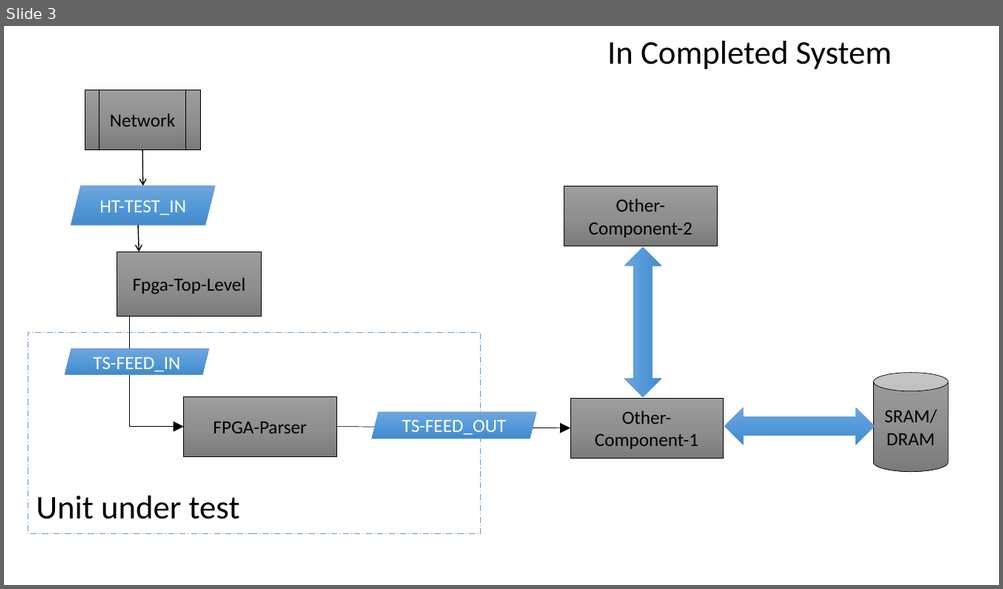
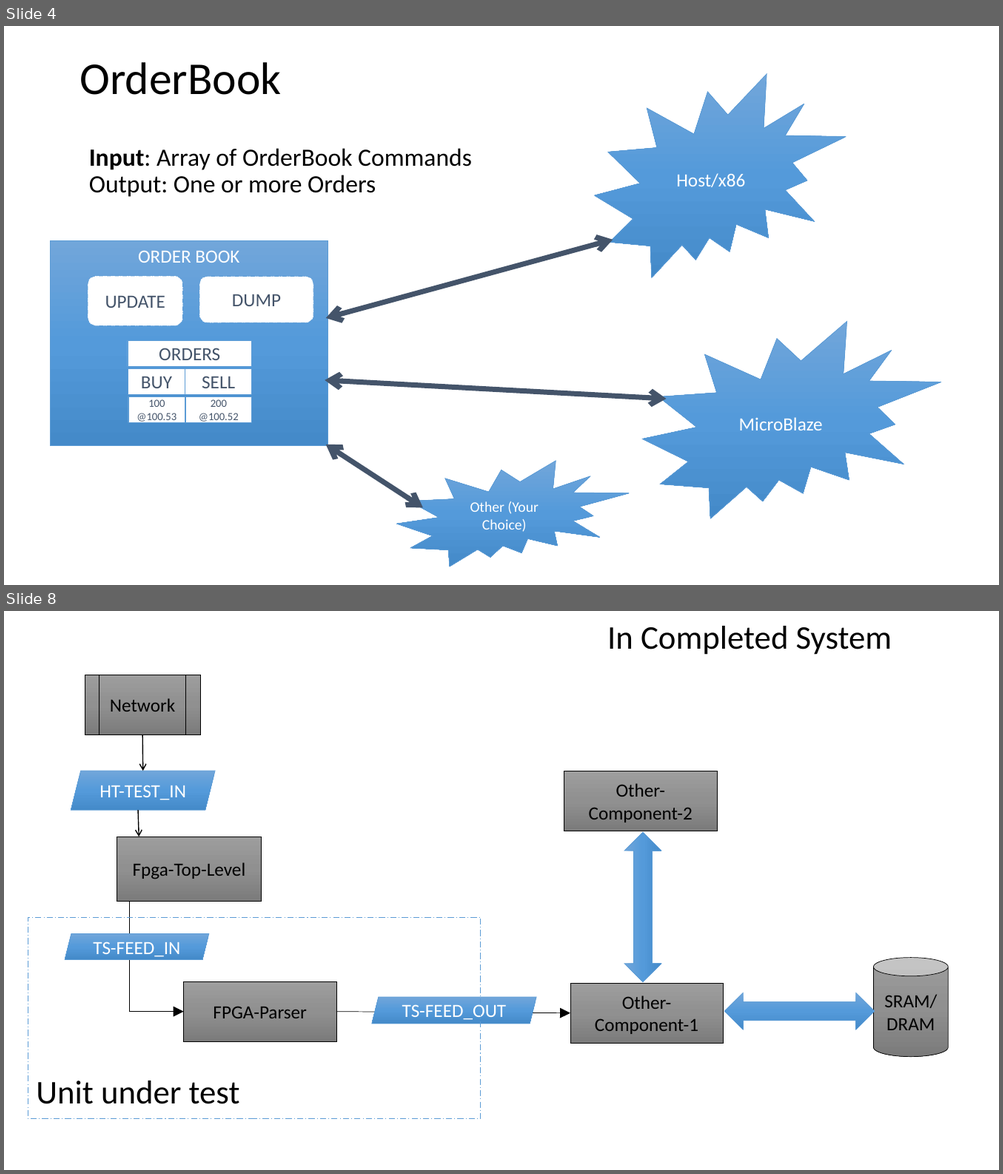
Before and after one commit to imeddz2015/LabVIEW_Fpga, a slide deck: MarketData/MarketData_02/Overview.pptx. Shown one above the other, each under a label of ours: slide 3 before the commit, slides 4 and 8 after it; the slides between them are not shown. The pictures are 1003x589 and 1003x1174 pixels, drawn with LibreOffice and Linux fonts; fonts in the diff are those of the drawing. Boxes give left, top, right and bottom in pixels: in the first picture for what was removed or moved away, otherwise in the second. Text is boxed around its words. In the diff, an @@ line names an element or a change of style, - is before the commit and + after.

```diff
--- a/MarketData/MarketData_02/Overview.pptx
+++ b/MarketData/MarketData_02/Overview.pptx
@@ slide 4 added at bbox=[4, 26, 999, 585], background #FFFFFF @@
@@ title added at bbox=[79, 62, 281, 95], 44 pt, text #000000 @@
+OrderBook
@@ irregular seal added at bbox=[595, 74, 845, 278], fill gradient #71A6DB to #559BDB to #448ACA, outline #5B9BD5 0.5 pt, 18 pt, text #FFFFFF @@
+Host/x86
@@ text added at bbox=[89, 148, 472, 197], 24 pt, text #000000 @@
+Input: Array of OrderBook Commands
+Output: One or more Orders
@@ rounded rectangle added at bbox=[51, 241, 327, 446], fill gradient #71A6DB to #559BDB to #448ACA, outline #5B9BD5 0.5 pt, 18 pt, text #FFFFFF @@
+ORDER BOOK
@@ double arrow added from (326, 318) to (613, 240), #44546A 5 pt @@
@@ rounded rectangle added at bbox=[88, 276, 183, 326], fill #FFFFFF, outline #5B9BD5 0.5 pt dashed, 18 pt, text #44546A @@
+UPDATE
@@ rounded rectangle added at bbox=[199, 277, 313, 323], fill #FFFFFF, outline #5B9BD5 0.5 pt dashed, 18 pt, text #44546A @@
+DUMP
@@ irregular seal added at bbox=[642, 321, 940, 519], fill gradient #71A6DB to #559BDB to #448ACA, outline #5B9BD5 0.5 pt, 18 pt, text #FFFFFF @@
+MicroBlaze
@@ double arrow added from (325, 380) to (666, 399), #44546A 5 pt @@
@@ group added at bbox=[128, 340, 252, 423]: 5 rounded rectangles @@
+ORDERS
+BUY
+SELL
+100 @100.53
+200 @100.52
@@ double arrow added from (326, 445) to (423, 508), #44546A 5 pt @@
@@ irregular seal added at bbox=[396, 461, 629, 567], fill gradient #71A6DB to #559BDB to #448ACA, outline #5B9BD5 0.5 pt, 14 pt, text #FFFFFF @@
+Other (Your Choice)
@@ what was slide 3 is now slide 8 @@
```
Also in this commit, not shown: 1 slide changed, 7 other slides added, 1 slide removed.
